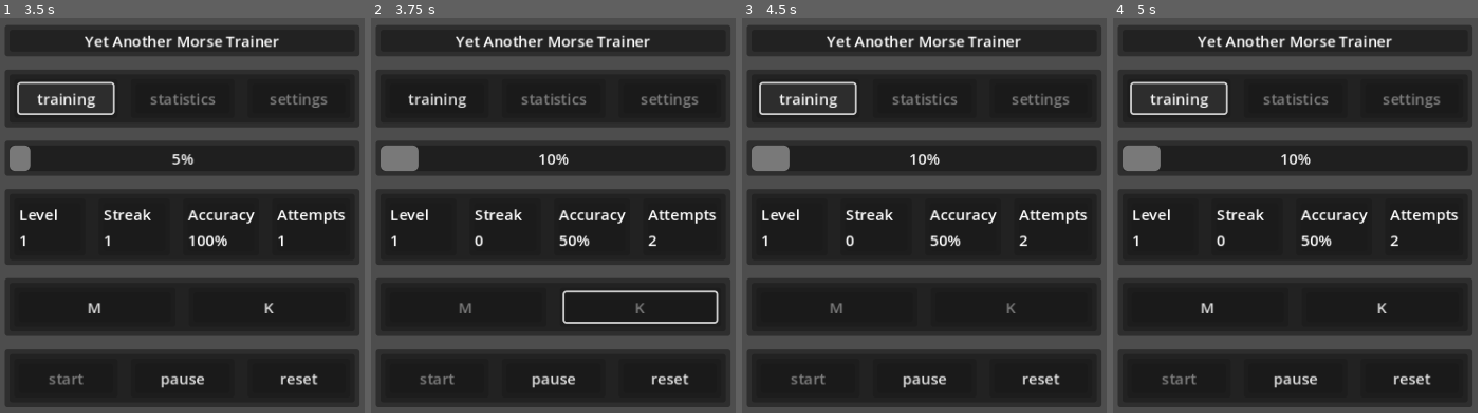
Above: before the commit, frames 1-4 (left to right).
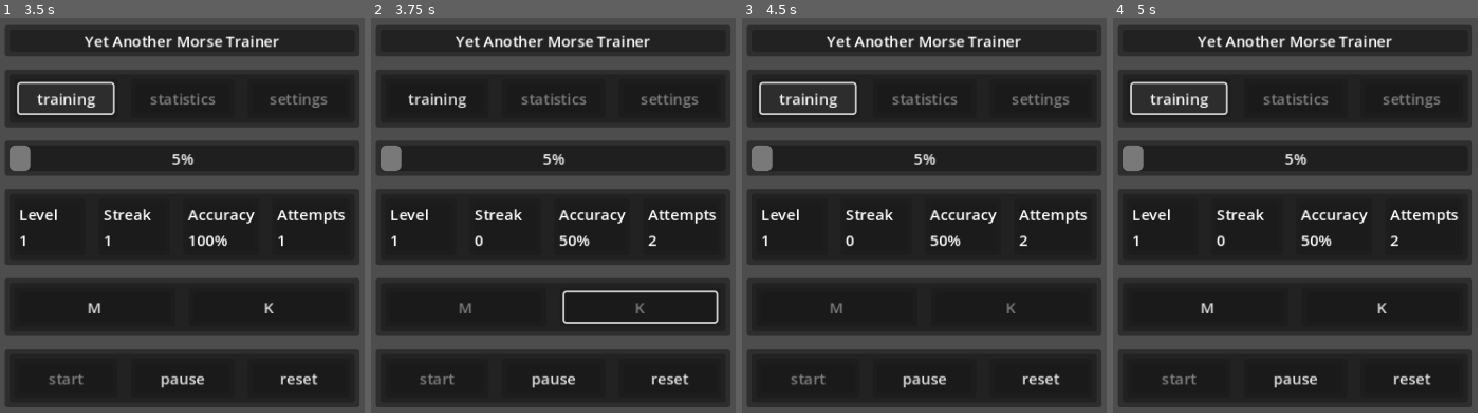
Above: after the commit, the same moments.

Repository: casparkleijne/morse-trainer
Game: Godot game, scene res://main_scene.tscn
Same seed, same stepped clock (60 frames per second), same inputs: the game is played once before the commit and once after it.
Inputs:
- Up to frame 1 (3.5 s): click "start" at 0.5 s; click "training" at 1.25 s; click "M" at 2 s; click "training" at 2.75 s
- Up to frame 2 (3.75 s): click "K" at 3.5 s
- Up to frame 3 (4.5 s): click "training" at 4.25 s
- Up to frame 4 (5 s): no input

Frame 1 is identical in both runs. In frame 2, 0.5% of the frame differs, in the area x 7-55%, y 32-39%; in frame 3, 0.5%; in frame 4, 0.5%.

Commit message:
Simplify progress: only advance on correct answers
🤖 Generated with [Claude Code](https://claude.com/claude-code)

Co-Authored-By: Claude Opus 4.5 <noreply@anthropic.com>

Diff:
--- a/main_scene.gd
+++ b/main_scene.gd
@@ -196,16 +196,10 @@
 
 
 func _emit_progress() -> void:
-	if attempts < min_attempts_for_level:
-		# Progress naar minimum attempts
-		var progress: float = float(attempts) / float(min_attempts_for_level) * 100.0
-		EventBus.progress_changed.emit(progress)
-	else:
-		# Genoeg attempts: progress is gebaseerd op accuracy richting target
-		var accuracy: float = float(correct) / float(attempts) * 100.0
-		var progress: float = accuracy / required_accuracy * 100.0
-		progress = min(progress, 100.0)
-		EventBus.progress_changed.emit(progress)
+	# Progress alleen vooruit bij correct antwoord
+	var progress: float = float(correct) / float(min_attempts_for_level) * 100.0
+	progress = min(progress, 100.0)
+	EventBus.progress_changed.emit(progress)
 
 
 func _emit_all() -> void:
